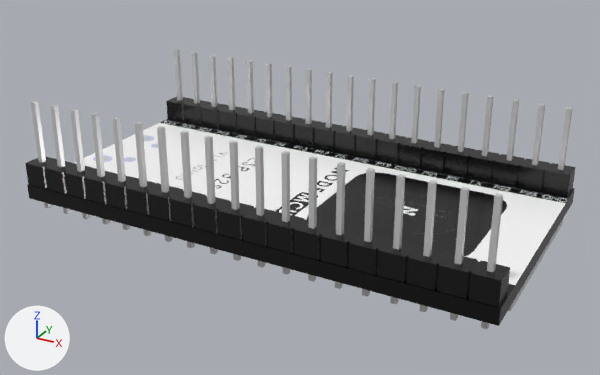
Renders of the FBX model assets/models/ESP32wroom.fbx from each side of a commit.
Rendered twice from a 50 mm lens placed at (0.00017, -0.000289, 0.000107), pointed at (0.000008, 0.000005, -0.00004). The axes (+X, +Y, +Z) are drawn at lower left. The lights are the same throughout. The first picture is the older version. Where no turn or scale is listed for an object, it has been applied to the vertices.
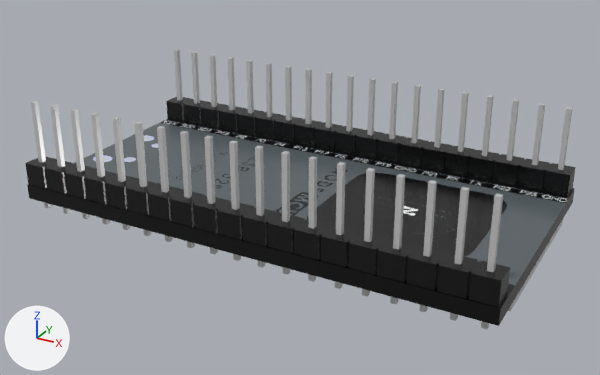
The newer file is also rescaled (x10000.0), turned or shifted as a whole; pictures and numbers use the older file's frame.

Edits to the scene script, one JSON object a line:
```json
{"op": "set", "path": "mat_material_3.base_color", "old": "(1.0, 1.0, 1.0)", "new": "(0.0991, 0.119, 0.131)", "note": "white #ffffff -> dark grey #596165"}
```

Location of each change, (x1, y1, x2, y2) in pixels of the pictures (600 x 375 px):
```json
{"object": "Object_18", "change": "recoloured", "before": [37, 49, 572, 288], "after": [37, 49, 572, 288], "on screen": "darker"}
```
